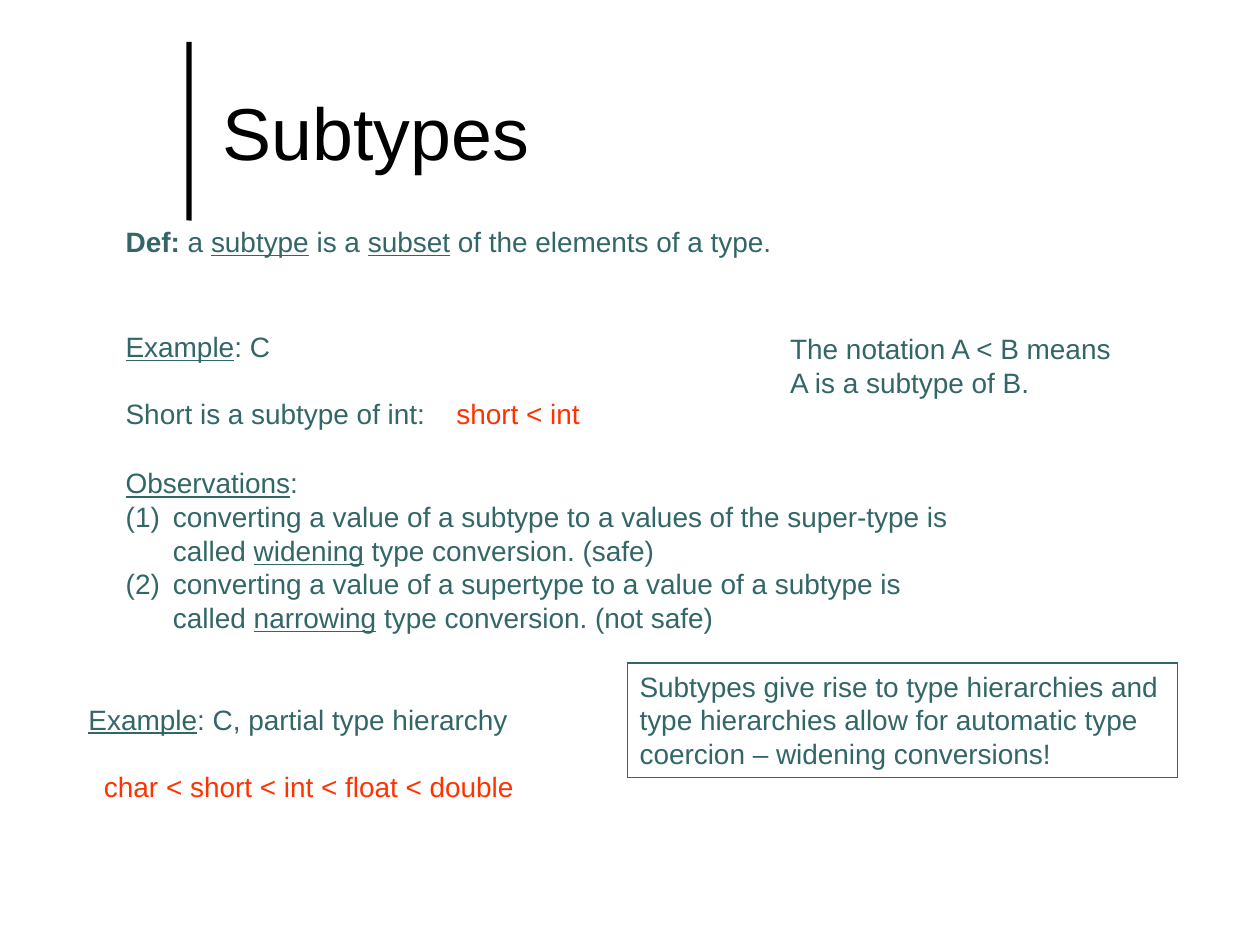
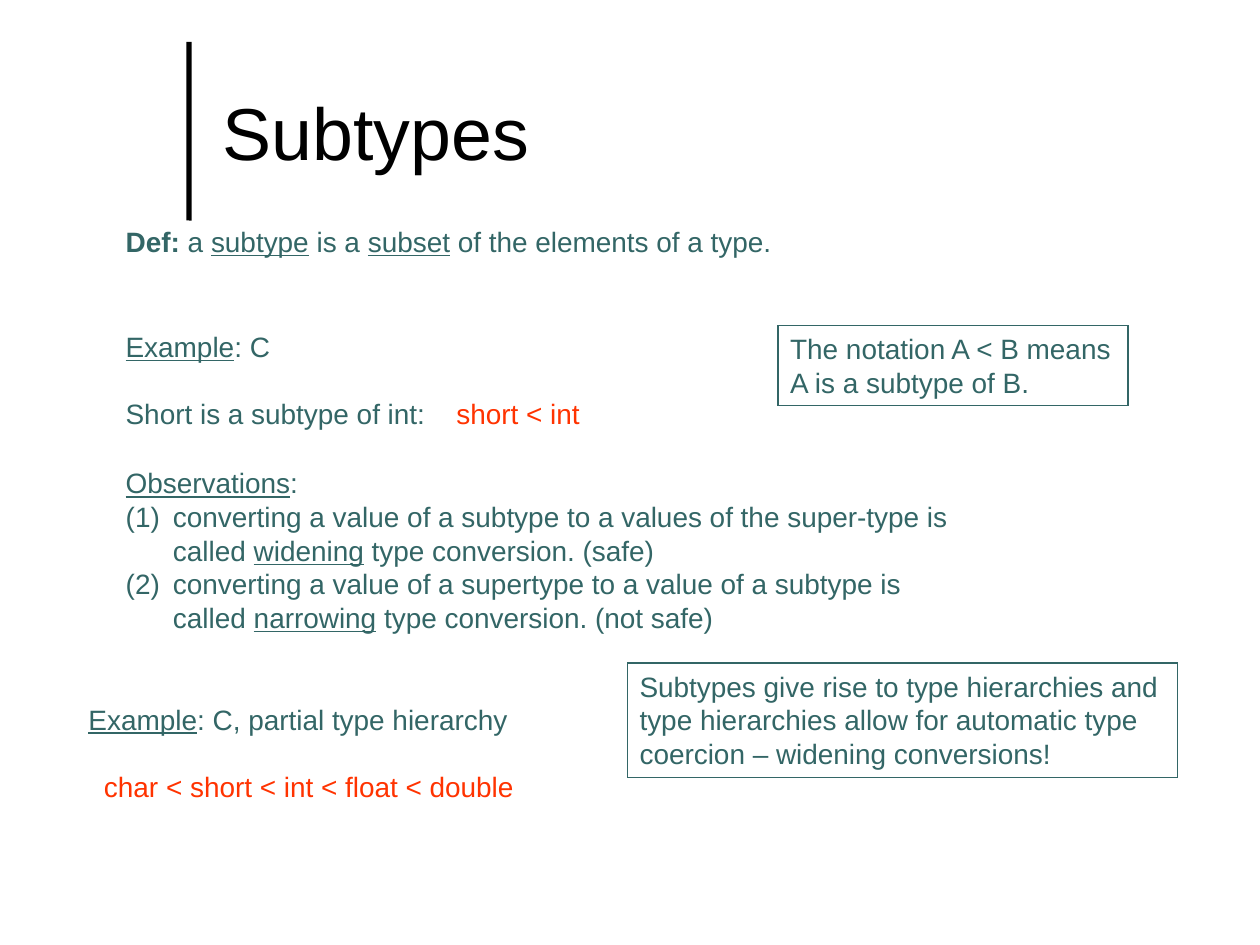
Before and after one commit to lutzhamel/CSC493, a slide deck: slide 11 of notes/csc493-ln002.pptx (slide 8 before the commit). Drawn at 1260x945 pixels with LibreOffice and Linux fonts; fonts in the diff are those of the drawing; background and template pictures are left out. Boxes give left, top, right and bottom in pixels: in the first picture for what was removed or moved away, otherwise in the second. Text is boxed around its words. In the diff, an @@ line names an element or a change of style, - is before the commit and + after.

```diff
--- a/notes/csc493-ln002.pptx
+++ b/notes/csc493-ln002.pptx
@@ rectangle "The notation A < B ...": place and size @@
-rectangle "The notation A < B ..." at (790,338,1111,398)
+rectangle "The notation A < B ..." at (777,325,1128,406)
@@ rectangle "The notation A < B ..." at (777,325,1128,406): outline none to #336666 0.75 pt @@
```
Also in this commit, not shown: 7 other slides changed, 4 slides added, 12 other files.
